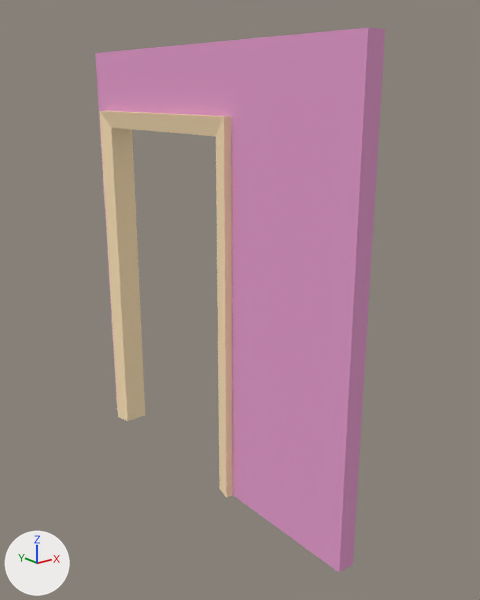
What one commit did to the Blender file Assets/StaticMesh/Dollhouse/Master_Blend/Dollhouse.blend.
Camera for both pictures: a 50 mm camera at (-4.29, -6.67, 4.53) aimed at (0.23, -1.02, 2.27). The lights are fixed; the arrows at lower left show +X, +Y and +Z. The same objects are shown in both versions, whatever each file hides.

Names of what the first picture shows: 'DH_3D_5x5_SideWall_Door'.
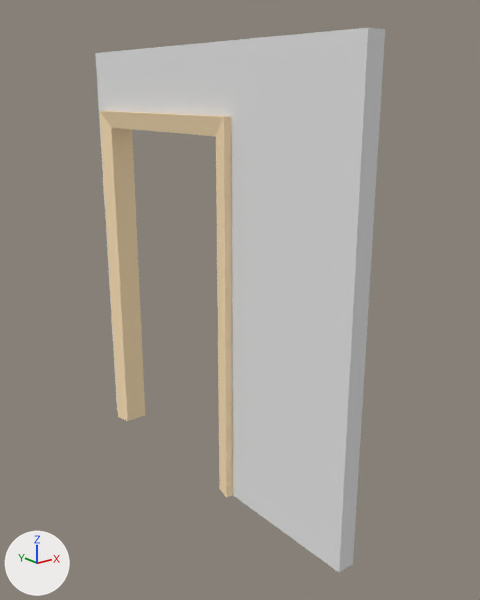
The change, as a list of edits to the scene's bpy script:
```text
Add mat_wall_2:
    mat_wall_2 = diffuse_material('Wall_2')
    mat_wall_2.base_color = (0.8, 0.8, 0.8)  # white #e7e7e7
Change me_dh_3d_5x5_sidewall_door:
    where me_dh_3d_5x5_sidewall_door.from_pydata(...)  # 32 vertices, 32 faces; spans x -0.2..0.2, y -3.0..1.5, z 0.0..5.0
    used by ob_dh_3d_5x5_sidewall_door; location = (0.0, 0.0, 0.0)
    me_dh_3d_5x5_sidewall_door part 1: all 3 faces centred in x -0.1, y -2.15..1.4, z 2.32..4.65 switch from mat_wall (pink #e79fcf) to mat_wall_2 (white #e7e7e7)
    me_dh_3d_5x5_sidewall_door part 2: the 1 face centred in x 0.0, y -3.0, z 2.5 switches from mat_wall (pink #e79fcf) to mat_material (white #e7e7e7)
    add me_dh_3d_5x5_sidewall_door.materials.append(mat_material)  # white #e7e7e7
```

Changed parts and their boxes [x1, y1, x2, y2] in the pictures (480 x 600 px):
part 1 of me_dh_3d_5x5_sidewall_door, recoloured (pink to white)
    both: [95, 28, 368, 572]
part 2 of me_dh_3d_5x5_sidewall_door, recoloured
    both: [339, 28, 385, 572]
